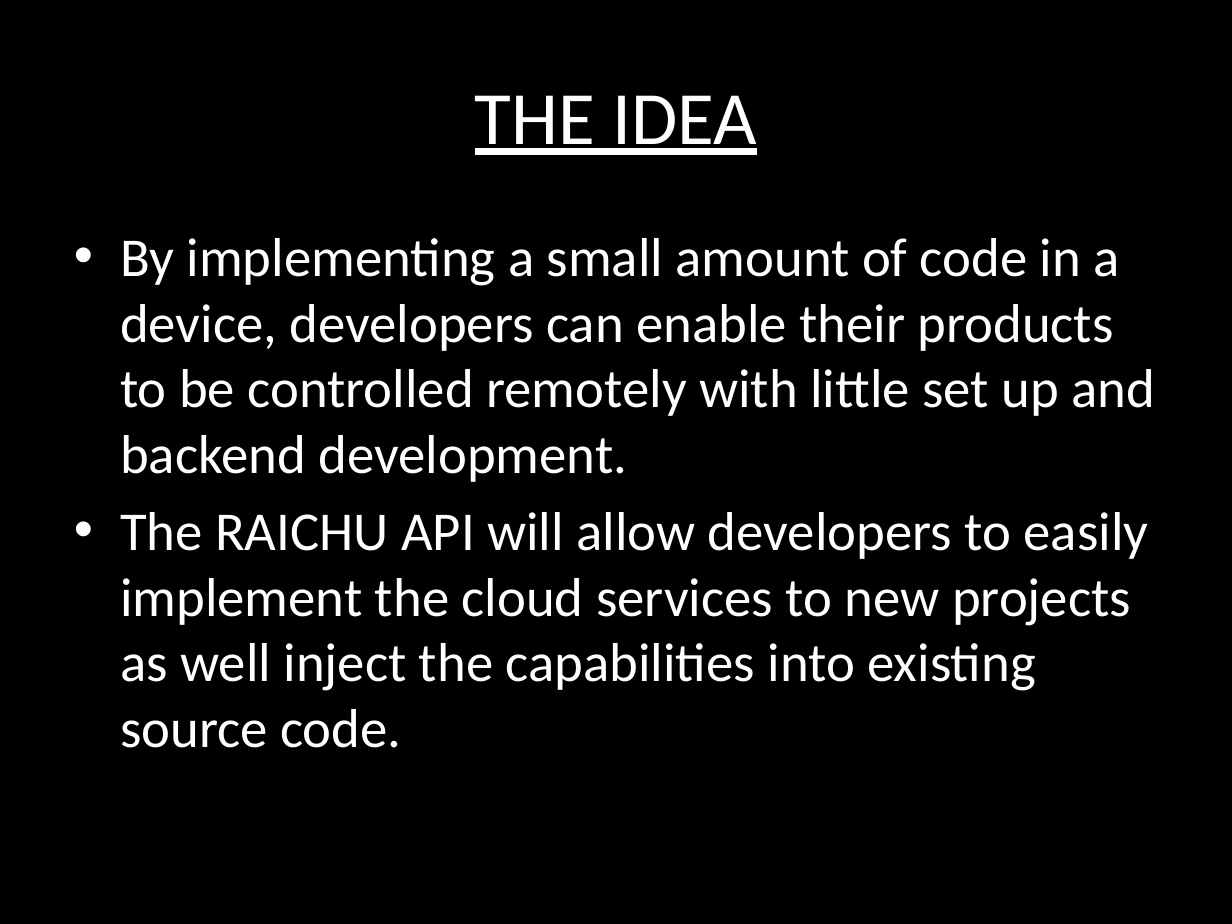
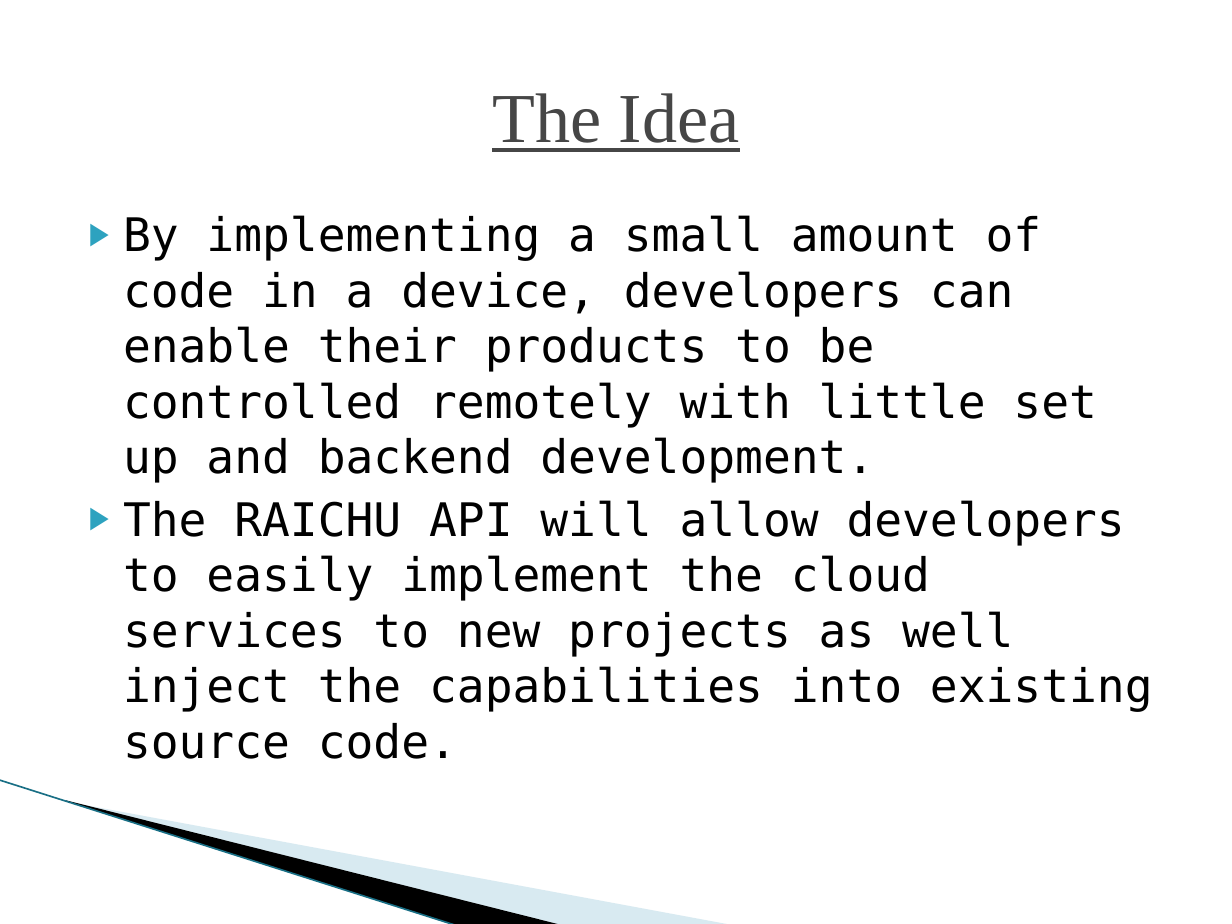
Before and after one commit to nomastmas/raichu, a slide deck: slide 3 of docs/final_presentation_class.pptx. Drawn at 1232x924 pixels with LibreOffice and Linux fonts; fonts in the diff are those of the drawing; background and template pictures are left out. Boxes give left, top, right and bottom in pixels: in the first picture for what was removed or moved away, otherwise in the second. Text is boxed around its words. In the diff, an @@ line names an element or a change of style, - is before the commit and + after.

Commit message:
formatted class version

```diff
--- a/docs/final_presentation_class.pptx
+++ b/docs/final_presentation_class.pptx
@@ background #000000 to #FFFFFF @@
@@ title at (x1=492, y1=93, x2=740, y2=152): text changed; size 44 to 41 pt; font Calibri to Times New Roman; text colour #FFFFFF to #464646 @@
-THE IDEA
+The Idea
@@ text "By implementing a small amount ..." moved from (x1=120, y1=238, x2=1155, y2=748) to (x1=123, y1=215, x2=1153, y2=759) @@
@@ text "By implementing a small amount ..." at (x1=123, y1=215, x2=1153, y2=759): size 32 to 27 pt, font Calibri to DejaVu Sans Mono, text colour #FFFFFF to #000000; bullet • to ▶; less space between paragraphs @@
@@ line added from (0, 780) to (457, 924), #97C5D8 0.95 pt @@
@@ freeform shape added at (x1=65, y1=800, x2=563, y2=924), fill #000000 @@
@@ freeform shape added at (x1=68, y1=801, x2=733, y2=924), fill #A0CBDC at 40% opacity @@
```
Also in this commit, not shown: 5 other slides changed.
